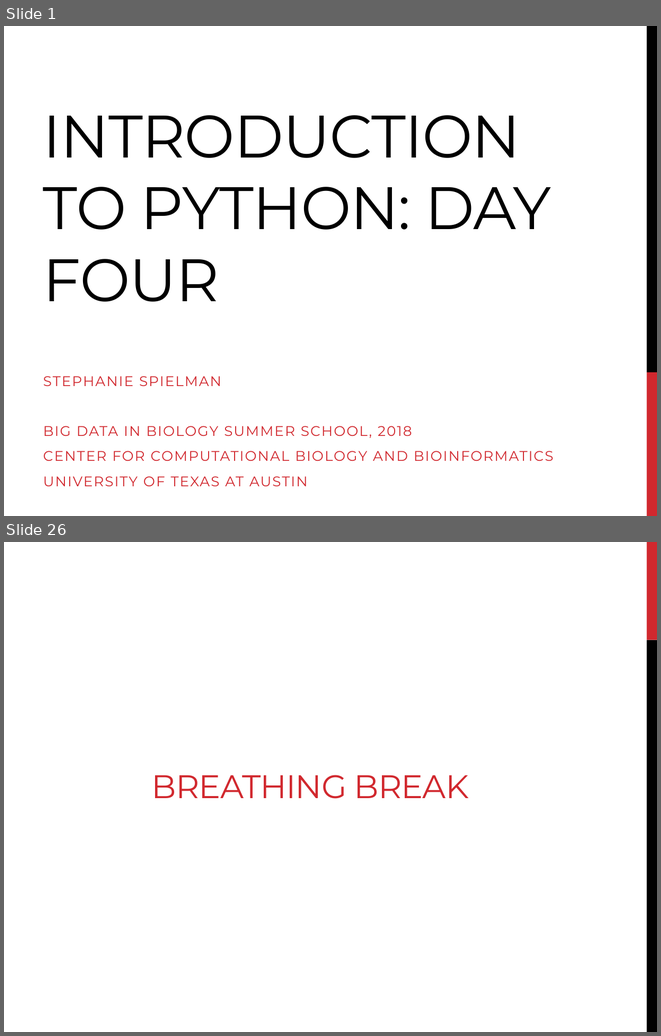
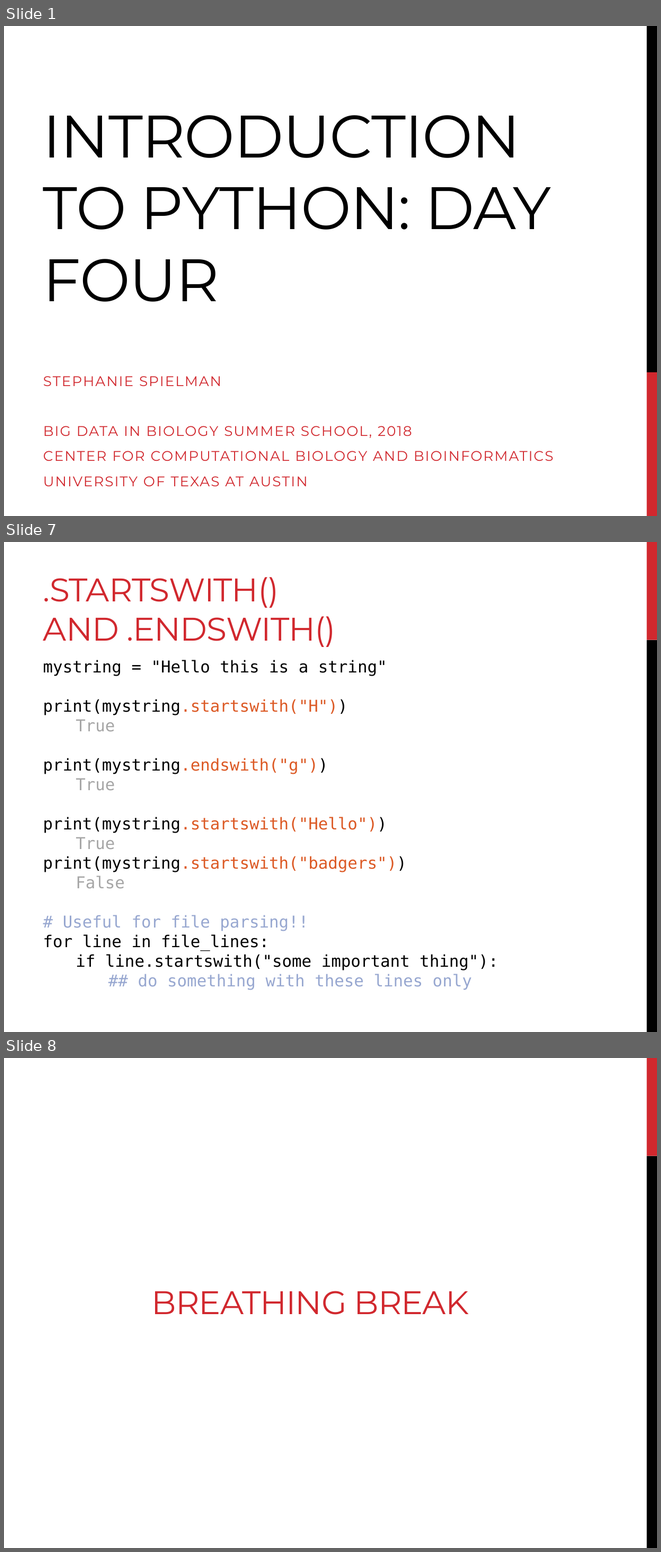
Before and after one commit to sjspielman/bdib2018_python, a slide deck: files/slides/slides_day4.pptx. Shown one above the other, each under a label of ours: slides 1 and 26 before the commit, slides 1, 7 and 8 after it; the slides between them are not shown. The pictures are 661x1036 and 661x1552 pixels, drawn with LibreOffice and Linux fonts; fonts in the diff are those of the drawing. Boxes give left, top, right and bottom in pixels: in the first picture for what was removed or moved away, otherwise in the second. Text is boxed around its words. In the diff, an @@ line names an element or a change of style, - is before the commit and + after.

```diff
--- a/files/slides/slides_day4.pptx
+++ b/files/slides/slides_day4.pptx
@@ slide 7 added at [4, 542, 657, 1032], background #FFFFFF; not listed: 2 template elements that a slide beside it also shows @@
@@ title added at [43, 577, 336, 647], 36 pt, text #D1282E @@
+.STARTSWITH() AND .ENDSWITH()
@@ text added at [43, 660, 498, 990], 18 pt, text #000000 @@
+mystring = "Hello this is a string"
+print(mystring.startswith("H"))
+True
+print(mystring.endswith("g"))
+True
+print(mystring.startswith("Hello"))
+True
+print(mystring.startswith("badgers"))
+False
+# Useful for file parsing!!
+for line in file_lines:
+if line.startswith("some important thing"):
+## do something with these lines only
@@ what was slide 26 is now slide 8 @@
```
Also in this commit, not shown: 5 other slides added, 3 other files.
